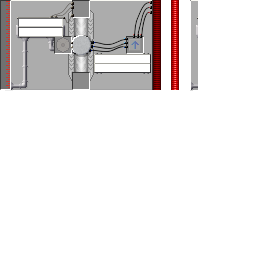
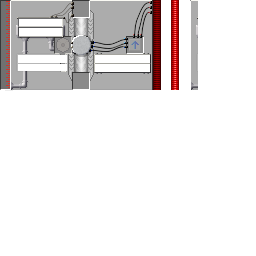
The second 256 × 256 image is a revision of the first. Changes to its layers:
removed layer "Слой 7 копия 3" from group "Группа 1" over [54, 36, 72, 54]
renamed "Слой 15 копия" to "Слой 26", showed it, painted on it, masked it over [53, 36, 72, 72]
added layer "Слой 25" in group "Группа 1" over [17, 54, 68, 71]
renamed "Слой 18" to "Слой 28", painted on it over [190, 53, 198, 91]
